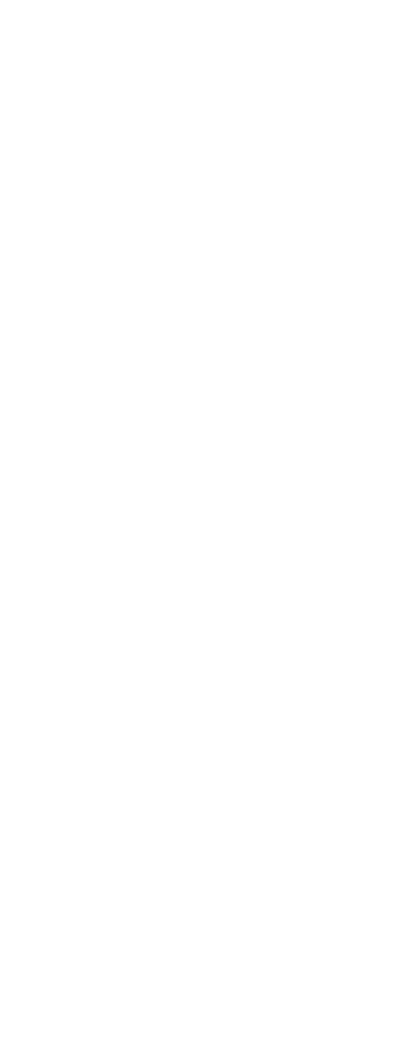
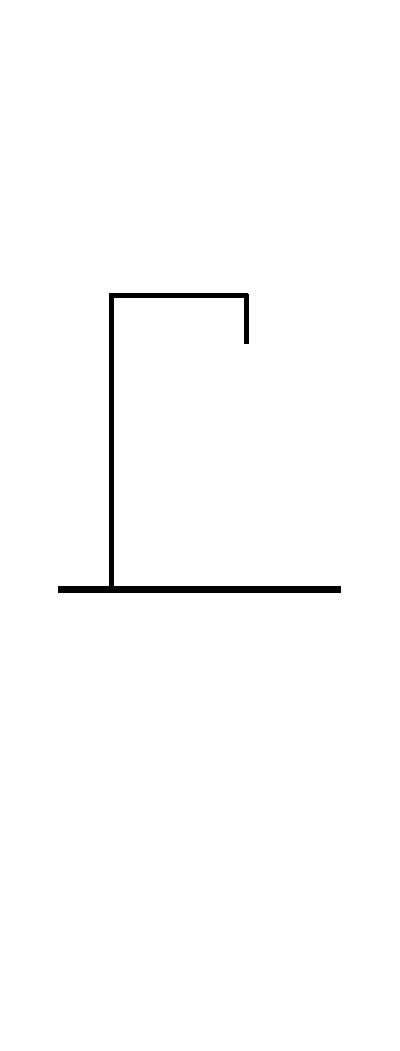
The second 400×1051 image is a revision of the first. Changes to its layers:
painted on "Rectangle 4" over [58, 293, 341, 593]
